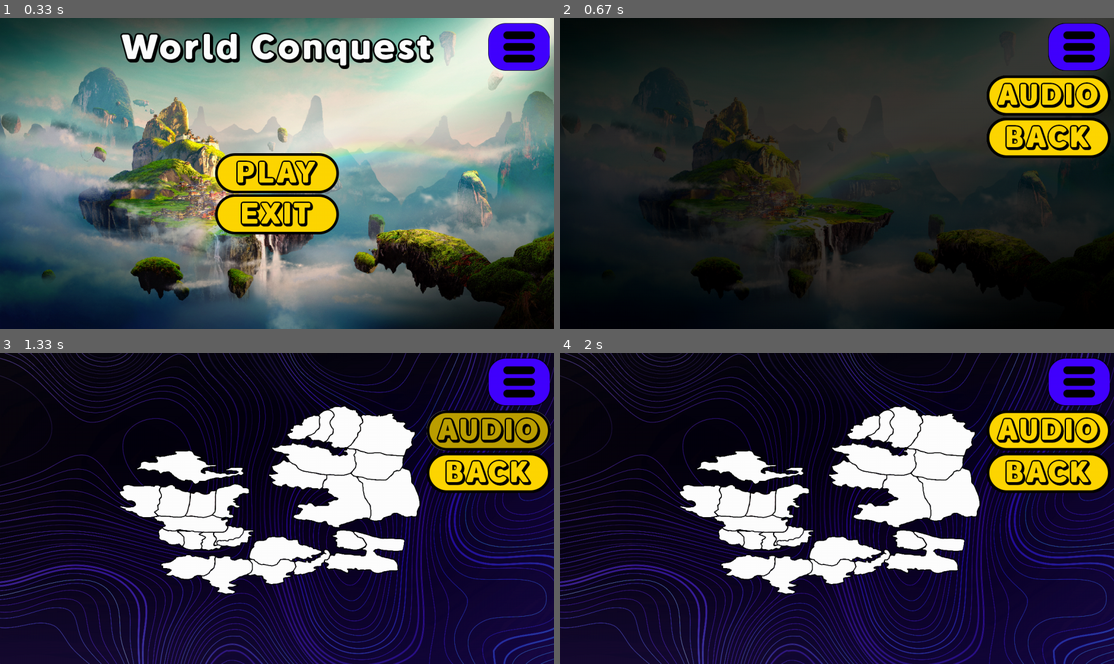
Above: before the commit, frames 1-4 (two rows, left to right).
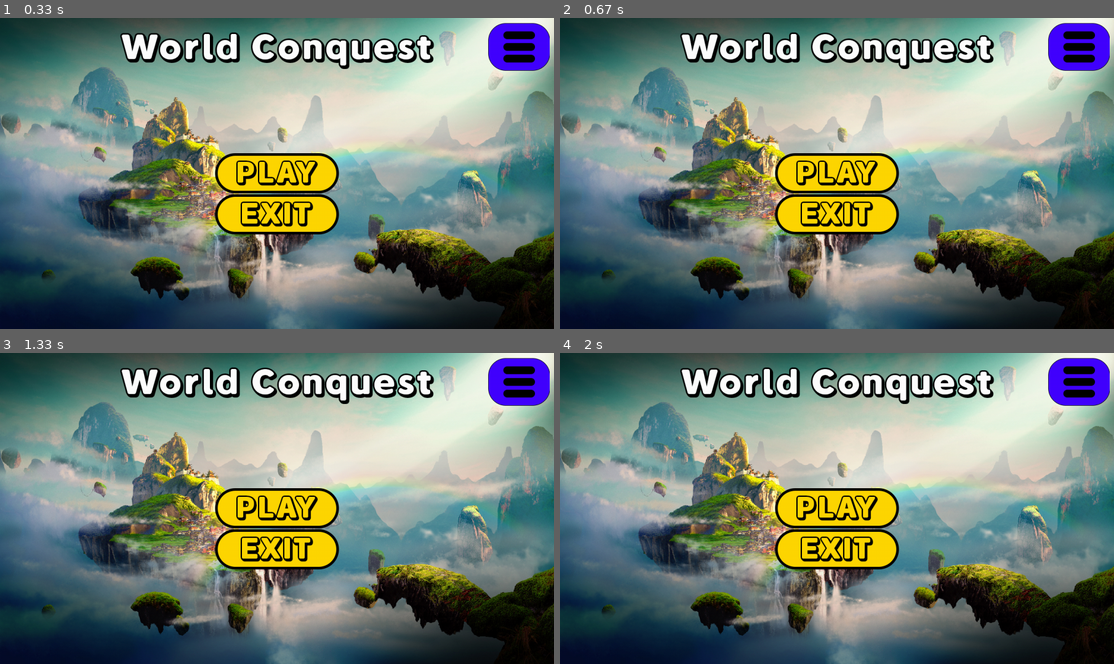
Above: after the commit, the same moments.

Repository: SWE2024/project-pygame
Game: pygame game, started from main.py
Same seed, same stepped clock (60 frames per second), same inputs: the game is played once before the commit and once after it.
Inputs (mouse positions are in pixels of both pictures, inside the frame that each line leads up to):
- Up to frame 1 (0.33 s): no input
- Up to frame 2 (0.67 s): hold Esc from 0.33 s (still down)
- Up to frame 3 (1.33 s): release Esc at 0.87 s; tap F at 0.9 s; click (481, 430) at 1.28 s
- Up to frame 4 (2 s): click (648, 583) at 1.62 s

Frame 1 is identical in both runs. In frame 2, 92% of the frame differs, in the area x 0-100%, y 0-100%; in frame 3, 94%; in frame 4, 94%.

Commit message:
remove escape command

Diff:
--- a/main.py
+++ b/main.py
@@ -377,19 +377,6 @@
                             current_background = pygame.transform.scale(imgBackground, (screen.get_width(), screen.get_height()))
                             self.fullscreen = True
                             resize_all(list_of_countries)
-                    if event.key == pygame.K_ESCAPE:
-                        screen.fill("black")
-                        current_background.set_alpha(60)
-                        screen.blit(current_background, (0, 0))
-                        pygame.display.flip()
-                        """
-                        ! important !
-                        this lowers the opacity of the background BEFORE opening the menu
-                        this means you do not need to call .set_alpha(60) on each frame
-                        while in the menu, which tanks performance
-                        """
-                        self.current_page = self.menu_settings
-                        return
 
             # fps.render(screen) # uncomment for debugging
             pygame.display.flip()
@@ -584,10 +571,6 @@
                             self.fullscreen = True
                             resize_all(list_of_countries)
 
-                    if event.key == pygame.K_ESCAPE:
-                        self.current_page = self.game_settings
-                        return
-
             pygame.draw.rect(screen, (0, 0, 0, 255), pygame.Rect(0, 0, 150, 40))  # prevents FPS values overlapping
             fps.render(screen) # uncomment for debugging
             pygame.display.update(pygame.Rect(0, 0, 150, 40))
